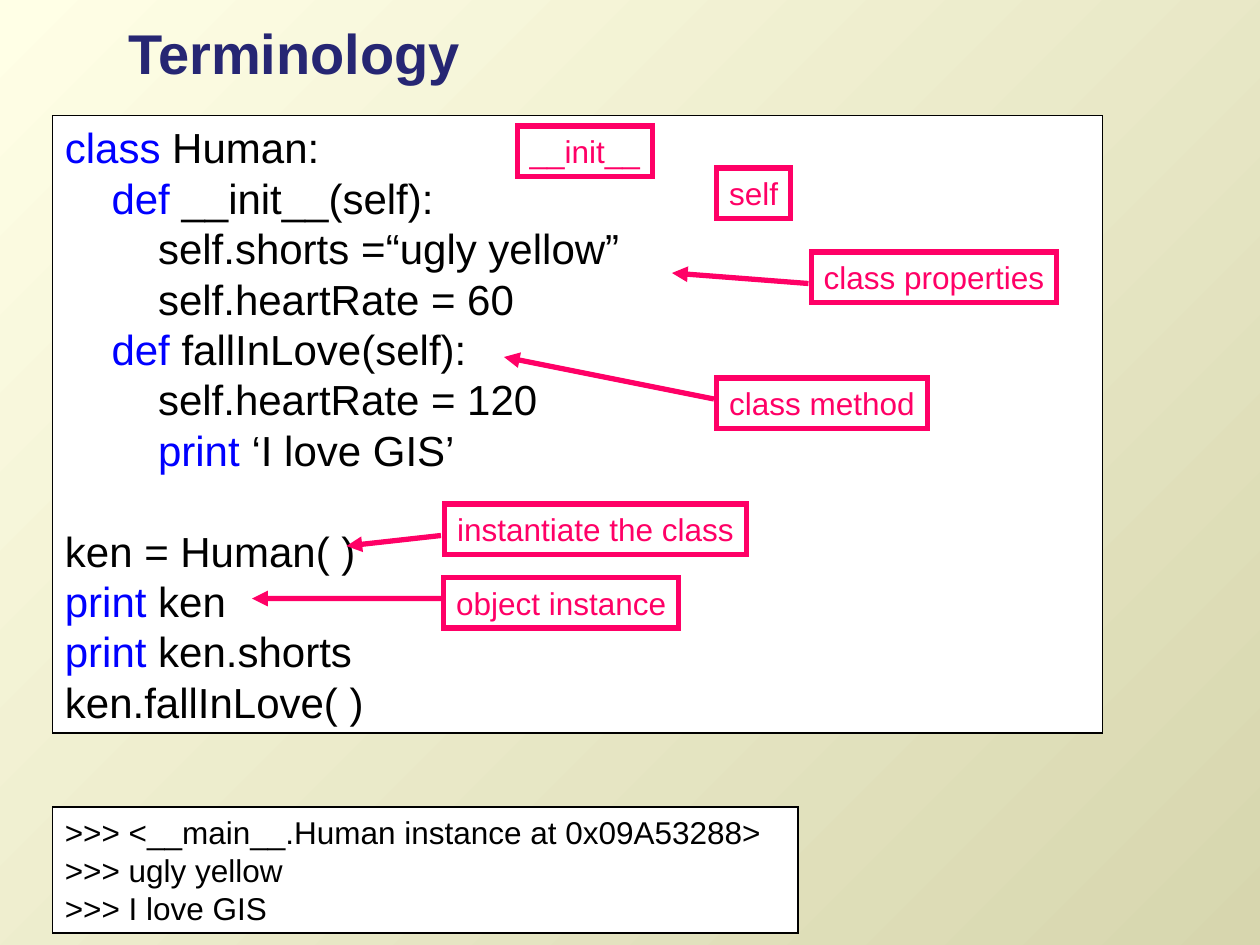
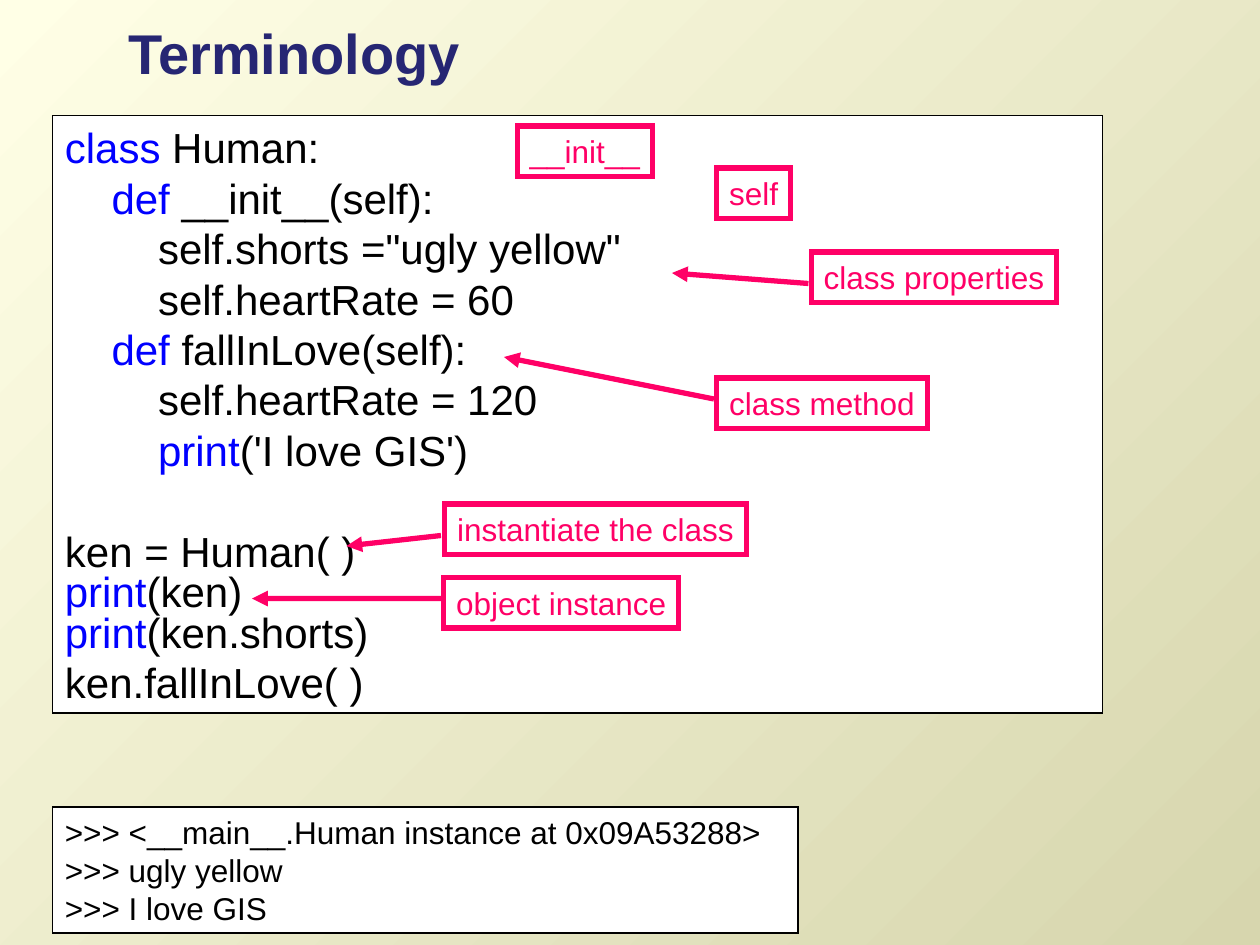
Before and after one commit to lgtateos/gis540, a slide deck: slide 17 of slides/classes.ppt. Drawn at 1260x945 pixels with LibreOffice and Linux fonts; fonts in the diff are those of the drawing. Boxes give left, top, right and bottom in pixels: in the first picture for what was removed or moved away, otherwise in the second. Text is boxed around its words. In the diff, an @@ line names an element or a change of style, - is before the commit and + after.

```diff
--- a/slides/classes.ppt
+++ b/slides/classes.ppt
@@ rectangle "class Human:": place and size @@
-rectangle "class Human:" at (53, 116, 1102, 733)
+rectangle "class Human:" at (53, 116, 1102, 713)
@@ text in rectangle at (158, 233, 621, 316): text changed @@
-self.shorts =“ugly yellow”
-self.heartRate = 60
+self.shorts ="ugly yellow"
+self.heartRate = 60
@@ text in rectangle at (158, 435, 468, 474): text changed @@
-print ‘I love GIS’
+print('I love GIS')
@@ text in rectangle at (65, 576, 368, 656): text changed @@
-print ken
-print ken.shorts
+print(ken)
+print(ken.shorts)
```
Also in this commit, not shown: 15 other slides changed.
